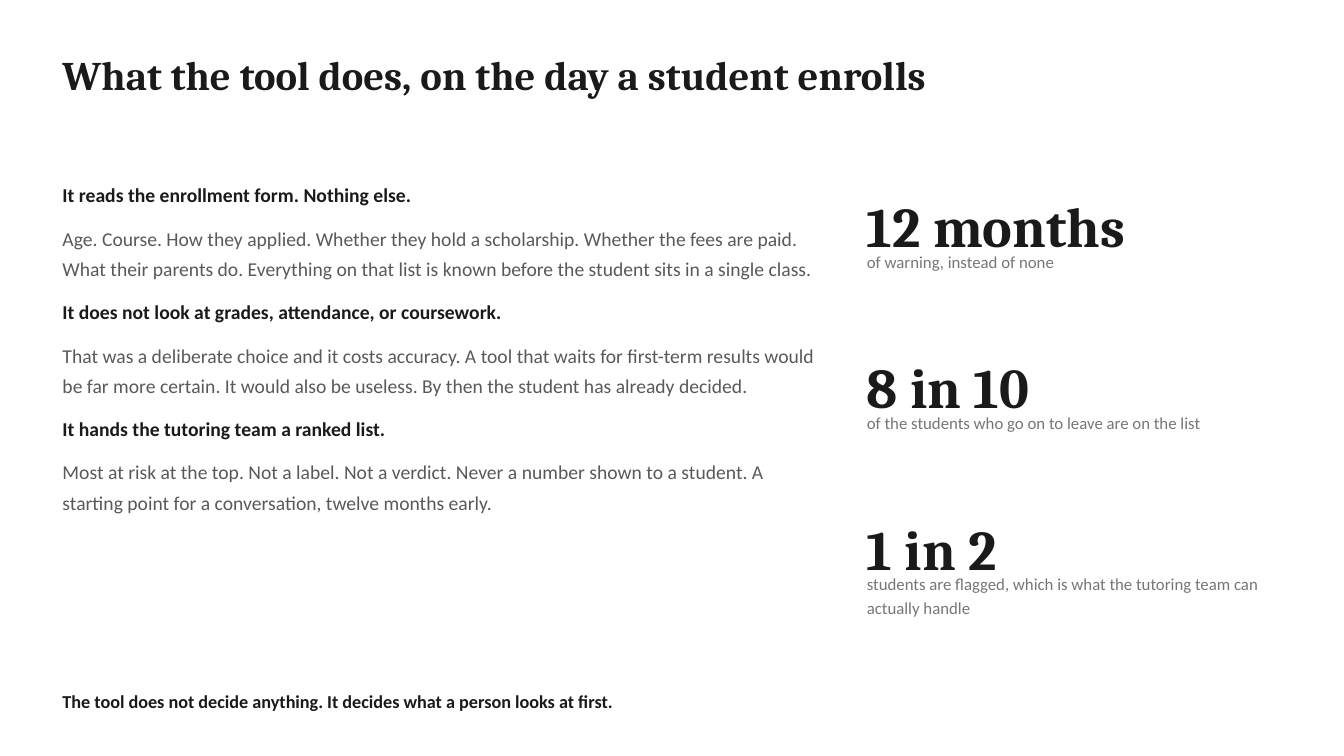
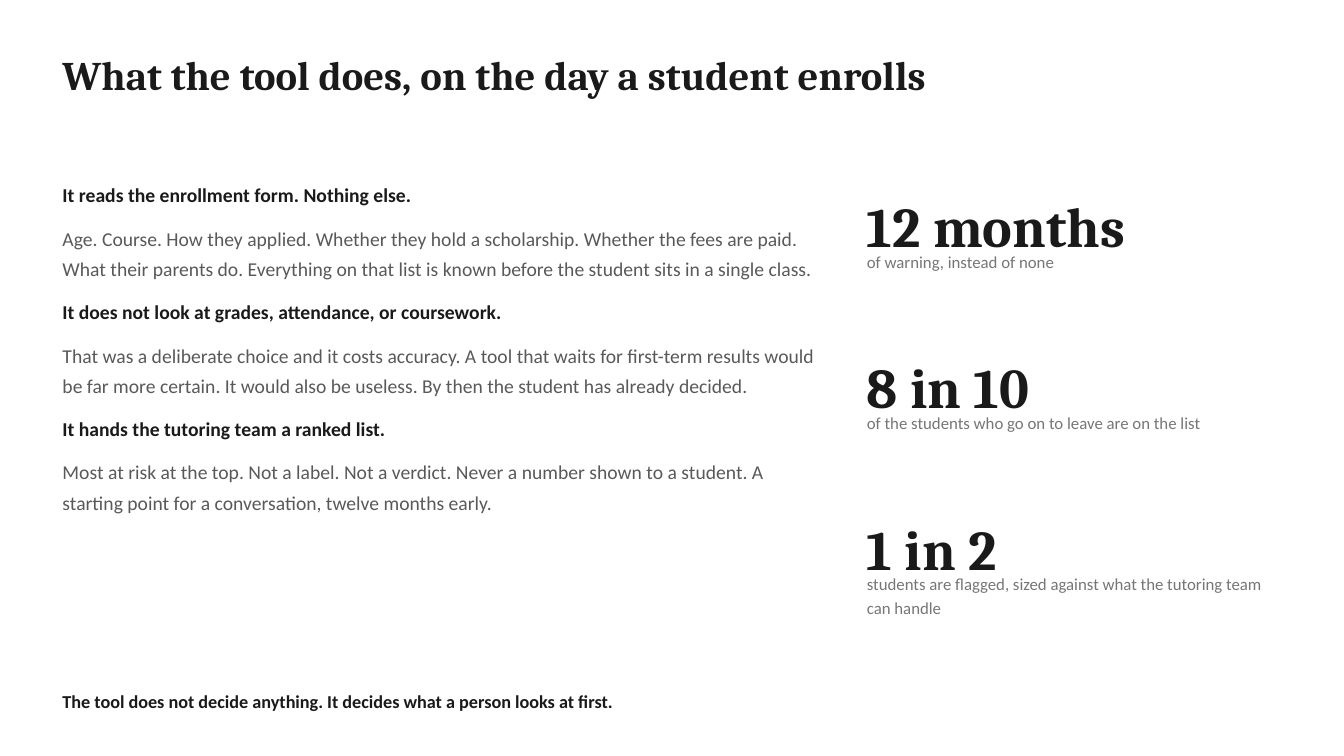
Before and after one commit to jeryldev/pgdaiml-capstone, a slide deck: slide 3 of presentations/business.pptx. Drawn at 1344x756 pixels with LibreOffice and Linux fonts; fonts in the diff are those of the drawing. Boxes give left, top, right and bottom in pixels: in the first picture for what was removed or moved away, otherwise in the second. Text is boxed around its words. In the diff, an @@ line names an element or a change of style, - is before the commit and + after.

Commit message:
feat(step-5): measure and document the ranking seam
Measure that the ExponentiatedGradient ranking collapses to five bands
(PR-AUC 0.822 to 0.617), so the shipped fair model picks the flag set
and the base model orders it. The fair set of 410 per 1,000 fits the
450 the team can staff, which is also what first brings the list inside
capacity: the unmitigated 483 overshoots it by 33. Document the seam and
its one failure case across notebook 05, the report, and both decks, add
the capacity print to notebook 05, and correct the parental-occupation
dummy count to 78 to 24.

```diff
--- a/presentations/business.pptx
+++ b/presentations/business.pptx
@@ text at [867,578,1261,614]: text changed @@
-students are flagged, which is what the tutoring team can actually handle
+students are flagged, sized against what the tutoring team can handle
```
Also in this commit, not shown: 3 other slides changed, 9 other files.
